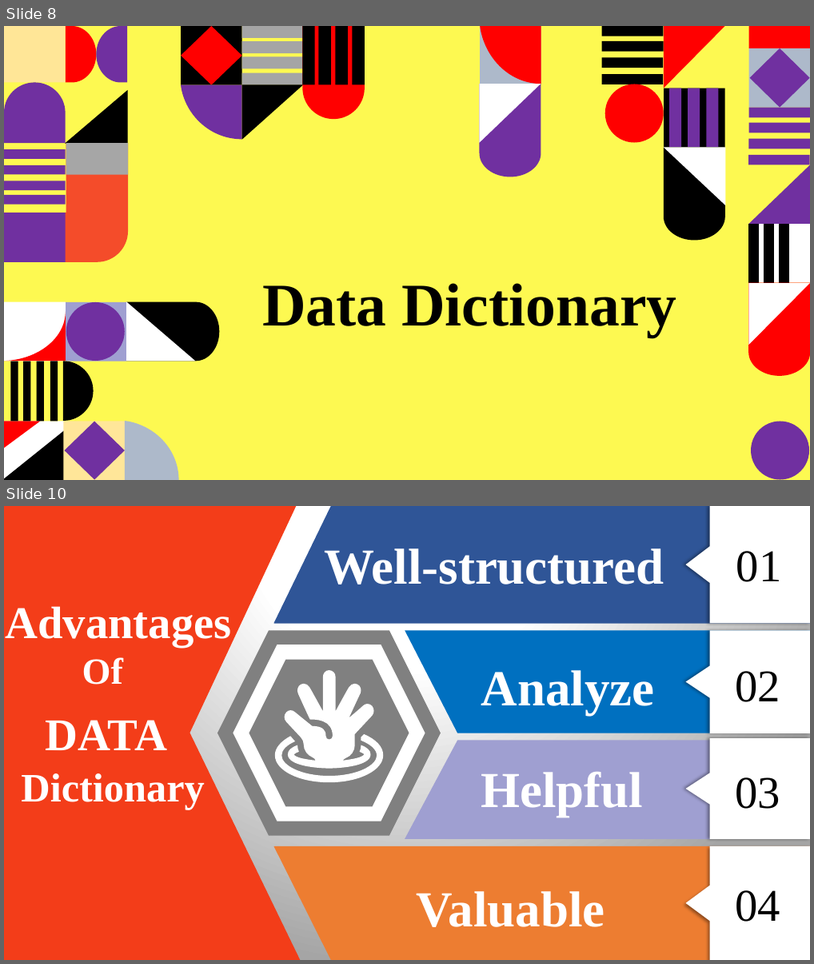
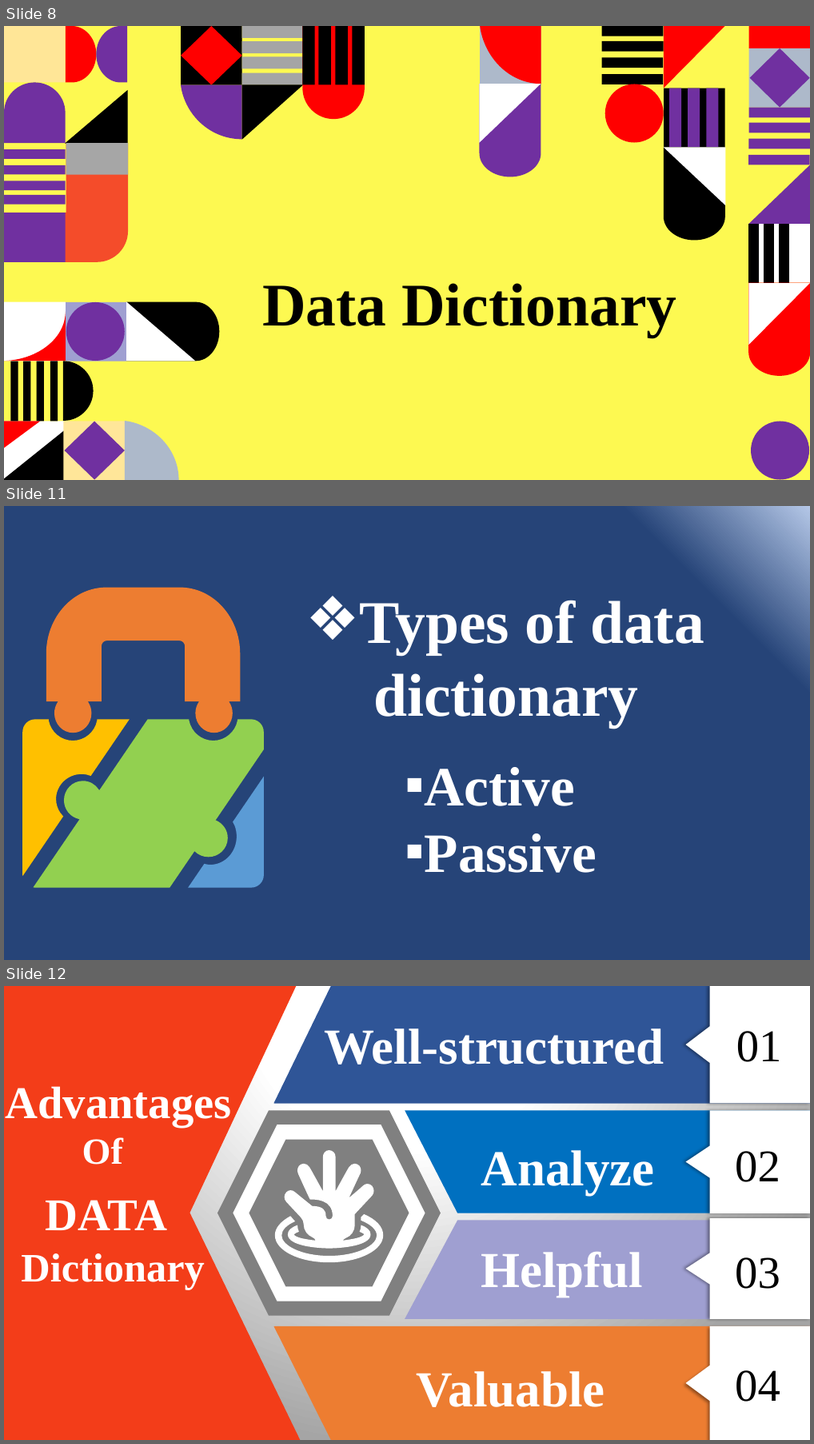
Before and after one commit to tamanghawana0815/SAD-ppt, a slide deck: Presentation.pptx. Shown one above the other, each under a label of ours: slides 8 and 10 before the commit, slides 8, 11 and 12 after it; the slides between them are not shown. The pictures are 814x964 and 814x1444 pixels, drawn with LibreOffice and Linux fonts; fonts in the diff are those of the drawing. Boxes give left, top, right and bottom in pixels: in the first picture for what was removed or moved away, otherwise in the second. Text is boxed around its words. In the diff, an @@ line names an element or a change of style, - is before the commit and + after.

```diff
--- a/Presentation.pptx
+++ b/Presentation.pptx
@@ slide 11 added at (4, 506, 810, 960), background gradient #B4C7E7 to #264478 @@
@@ freeform shape added at (46, 587, 241, 732), fill #ED7D31 @@
@@ text added at (360, 600, 705, 728), 72 pt, text #FFFFFF, bold @@
+❖ Types of data dictionary
@@ freeform shape added at (22, 719, 130, 876), fill #FFC000 @@
@@ freeform shape added at (33, 719, 263, 887), fill #92D050 @@
@@ text added at (425, 767, 597, 872), 66 pt, text #FFFFFF, bold @@
+▪ Active
+▪ Passive
@@ freeform shape added at (188, 776, 263, 888), fill #5B9BD5 @@
@@ what was slide 10 is now slide 12 @@
```
Also in this commit, not shown: 2 other slides added, 1 slide removed.
